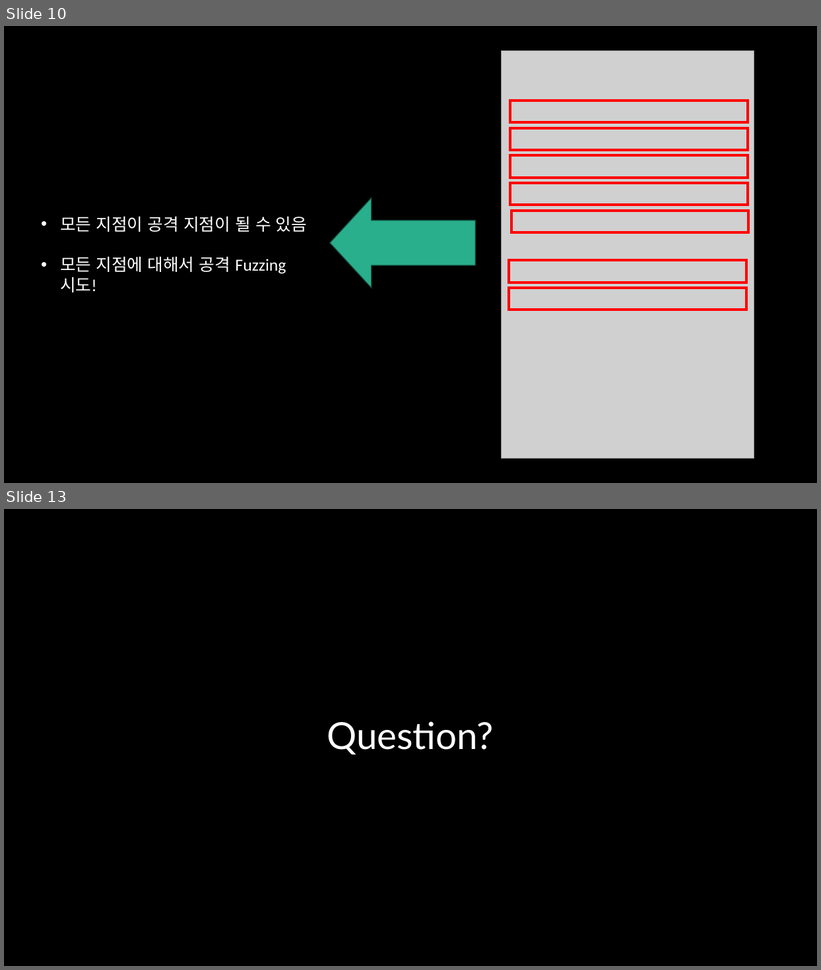
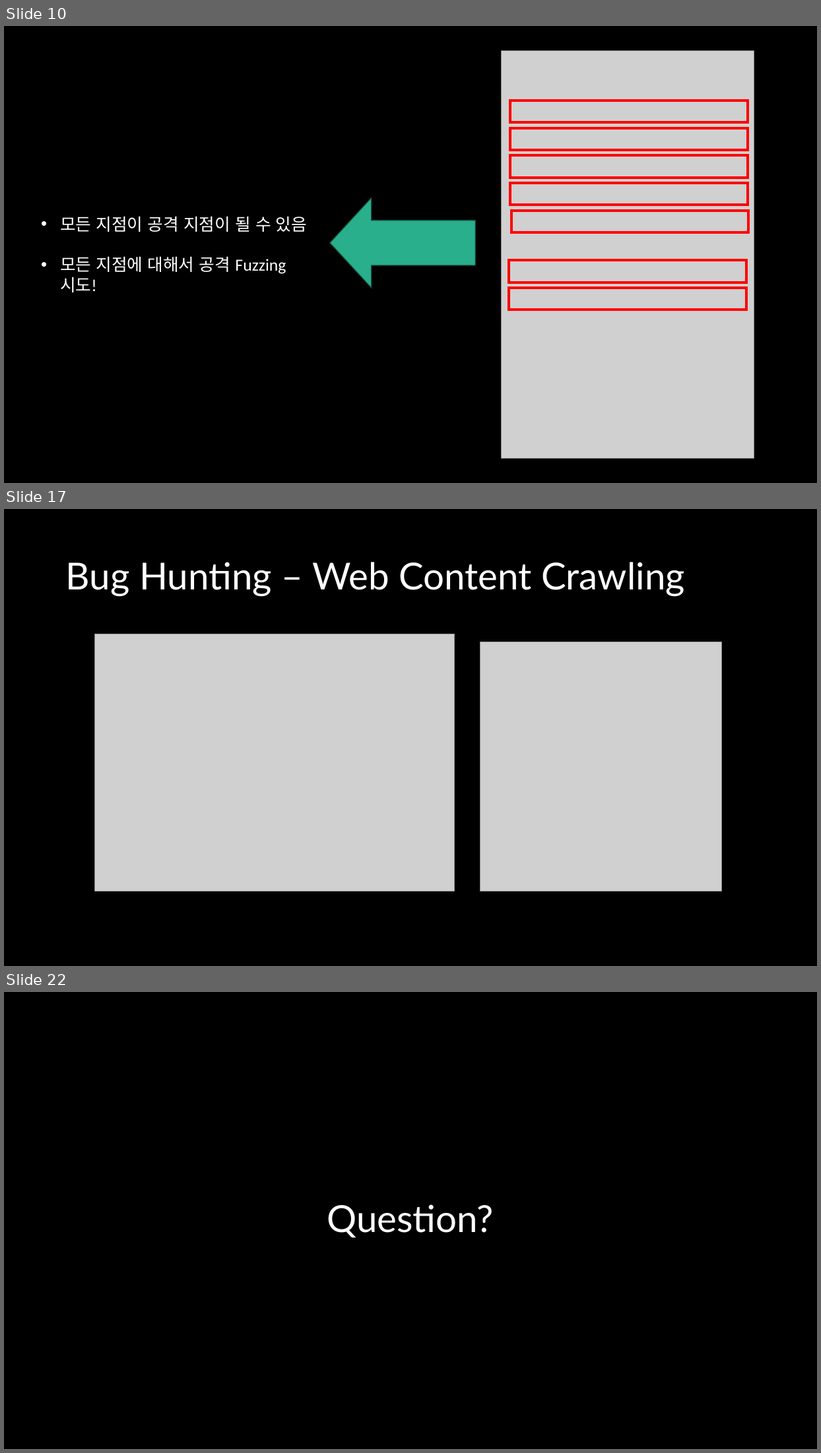
Before and after one commit to mirusu400/fuzzing-bug-hunting, a slide deck: 김성진_Fuzzing과 툴을 활용한 리얼월드 버그 헌팅.pptx. Shown one above the other, each under a label of ours: slides 10 and 13 before the commit, slides 10, 17 and 22 after it; the slides between them are not shown. The pictures are 821x970 and 821x1453 pixels, drawn with LibreOffice and Linux fonts; fonts in the diff are those of the drawing; grey boxes stand for pictures. Boxes give left, top, right and bottom in pixels: in the first picture for what was removed or moved away, otherwise in the second. Text is boxed around its words. In the diff, an @@ line names an element or a change of style, - is before the commit and + after.

```diff
--- a/김성진_Fuzzing과 툴을 활용한 리얼월드 버그 헌팅.pptx
+++ b/김성진_Fuzzing과 툴을 활용한 리얼월드 버그 헌팅.pptx
@@ slide 17 added at <box>4,509,817,966</box>, background #000000 @@
@@ title added at <box>66,562,685,596</box>, 44 pt, text #FFFFFF @@
+Bug Hunting – Web Content Crawling
@@ picture added at <box>95,634,455,891</box> @@
@@ picture added at <box>481,642,722,891</box> @@
@@ what was slide 13 is now slide 22 @@
```
Also in this commit, not shown: 5 slides changed, 8 other slides added.
